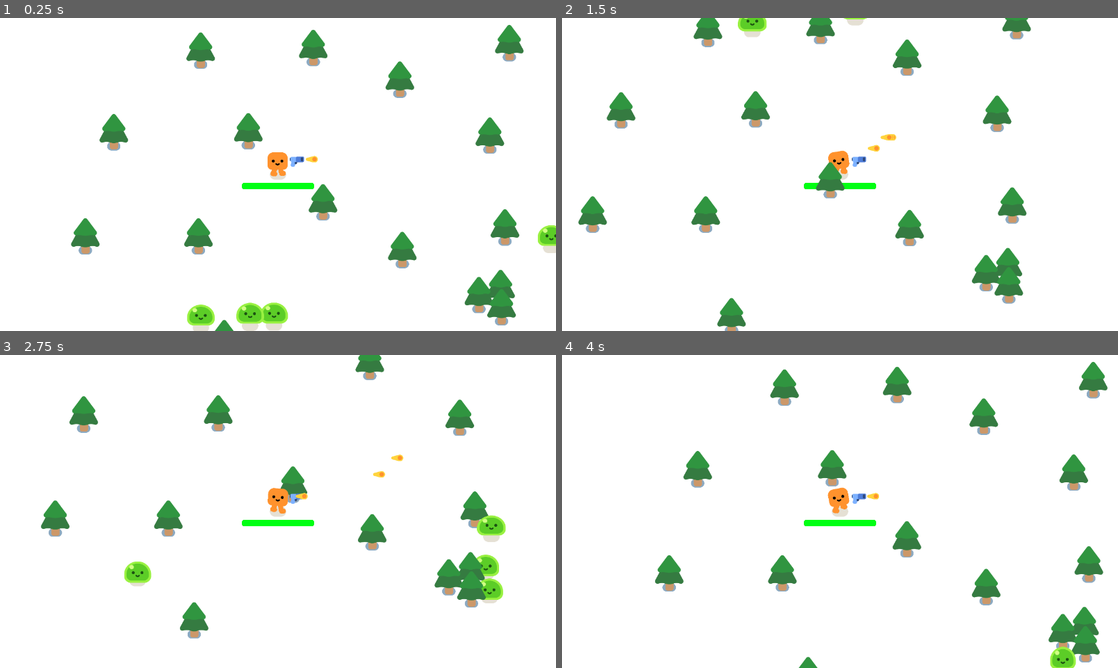
Above: before the commit, frames 1-4 (two rows, left to right).
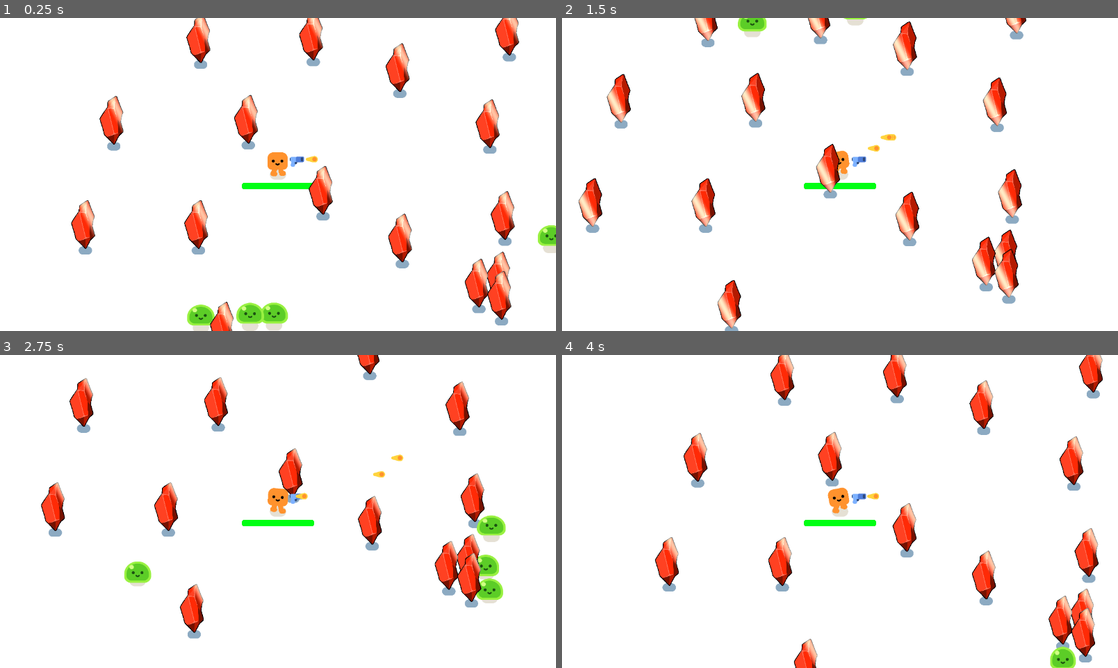
Above: after the commit, the same moments.

Repository: Marina-Banov/ggj-2025
Game: Godot game, scene res://game.tscn
The game is run twice, just before and just after one commit, with the same random seed, the same clock (stepped at 60 frames per second) and the same inputs.
Inputs:
- Up to frame 1 (0.25 s): no input
- Up to frame 2 (1.5 s): tap Enter (ui_accept) at 0.5, 0.77 s; hold D (move_right) 0.53-1.28 s; hold S (move_down) from 1.28 s (still down)
- Up to frame 3 (2.75 s): tap Enter (ui_accept) at 1.52 s; release S (move_down) at 2.03 s; hold D (move_right) from 2.03 s (still down)
- Up to frame 4 (4 s): release D (move_right) at 2.78 s; hold W (move_up) 2.78-3.53 s; tap Enter (ui_accept) at 3.02, 3.77 s; hold A (move_left) from 3.53 s (still down)

The runs differ from the first frame. In frame 1, 8.1% of the frame differs, in the area x 12-95%, y 0-100%; in frame 2, 7.7%; in frame 3, 6.5%; in frame 4, 8.2%, in the area x 16-99%, y 0-100%.

Commit message:
add red crystal + swap tree

Diff:
--- a/pine_tree.tscn
+++ b/pine_tree.tscn
@@ -1,7 +1,210 @@
-[gd_scene load_steps=4 format=3 uid="uid://cn5011kq8d1ob"]
+[gd_scene load_steps=53 format=3 uid="uid://cn5011kq8d1ob"]
 
 [ext_resource type="Texture2D" uid="uid://b7rhtttevhxtj" path="res://characters/ground_shadow.png" id="1_vfkyt"]
-[ext_resource type="Texture2D" uid="uid://caqfk2xng5v5u" path="res://trees/pine_tree.png" id="2_nu3e2"]
+[ext_resource type="Texture2D" uid="uid://cbl76s5s56qtl" path="res://crystals/red/Comp 1_00000.png" id="2_ex7ko"]
+[ext_resource type="Texture2D" uid="uid://d7aasw5drpd4" path="res://crystals/red/Comp 1_00001.png" id="3_f6cp8"]
+[ext_resource type="Texture2D" uid="uid://c60if7pq5gs4j" path="res://crystals/red/Comp 1_00002.png" id="4_da5ke"]
+[ext_resource type="Texture2D" uid="uid://co32b2jan5wnj" path="res://crystals/red/Comp 1_00003.png" id="5_inkkh"]
+[ext_resource type="Texture2D" uid="uid://dlltev4iumepe" path="res://crystals/red/Comp 1_00004.png" id="6_m0yio"]
+[ext_resource type="Texture2D" uid="uid://bnvrbjnwrucic" path="res://crystals/red/Comp 1_00005.png" id="7_7xqvk"]
+[ext_resource type="Texture2D" uid="uid://b0nq5essn57rh" path="res://crystals/red/Comp 1_00006.png" id="8_kuc0q"]
+[ext_resource type="Texture2D" uid="uid://dcjae6n04navl" path="res://crystals/red/Comp 1_00007.png" id="9_bq01s"]
+[ext_resource type="Texture2D" uid="uid://of1qgp1oc1am" path="res://crystals/red/Comp 1_00008.png" id="10_prklj"]
+[ext_resource type="Texture2D" uid="uid://c113j5du06nj5" path="res://crystals/red/Comp 1_00009.png" id="11_4imo7"]
+[ext_resource type="Texture2D" uid="uid://cuv0cve2cash4" path="res://crystals/red/Comp 1_00010.png" id="12_brmbf"]
+[ext_resource type="Texture2D" uid="uid://ce7a8w4sb02o3" path="res://crystals/red/Comp 1_00011.png" id="13_e25vu"]
+[ext_resource type="Texture2D" uid="uid://bglui2kblxa4w" path="res://crystals/red/Comp 1_00012.png" id="14_bddpo"]
+[ext_resource type="Texture2D" uid="uid://bmnvay11u2pl3" path="res://crystals/red/Comp 1_00013.png" id="15_kpuxx"]
+[ext_resource type="Texture2D" uid="uid://cqypbfi22qnft" path="res://crystals/red/Comp 1_00014.png" id="16_bky3q"]
+[ext_resource type="Texture2D" uid="uid://1mr0m1hrfhqt" path="res://crystals/red/Comp 1_00015.png" id="17_cjk0y"]
+[ext_resource type="Texture2D" uid="uid://bu5gb7jbr8dyu" path="res://crystals/red/Comp 1_00016.png" id="18_1qg2s"]
+[ext_resource type="Texture2D" uid="uid://pj7r2xsuvh40" path="res://crystals/red/Comp 1_00017.png" id="19_y42f4"]
+[ext_resource type="Texture2D" uid="uid://d2soyeiuv5c64" path="res://crystals/red/Comp 1_00018.png" id="20_dsjr4"]
+[ext_resource type="Texture2D" uid="uid://b7beqg84q8naq" path="res://crystals/red/Comp 1_00019.png" id="21_0rlhr"]
+[ext_resource type="Texture2D" uid="uid://j6avr7a180mc" path="res://crystals/red/Comp 1_00020.png" id="22_vtrn8"]
+[ext_resource type="Texture2D" uid="uid://bgqaev7ehra6n" path="res://crystals/red/Comp 1_00021.png" id="23_ovjyx"]
+[ext_resource type="Texture2D" uid="uid://ba0n68t4tsifa" path="res://crystals/red/Comp 1_00022.png" id="24_jd0jo"]
+[ext_resource type="Texture2D" uid="uid://dowb5f8prwjfn" path="res://crystals/red/Comp 1_00023.png" id="25_ltiud"]
+[ext_resource type="Texture2D" uid="uid://kxqwthovxxck" path="res://crystals/red/Comp 1_00024.png" id="26_pu6e6"]
+[ext_resource type="Texture2D" uid="uid://2cf2j6c5oled" path="res://crystals/red/Comp 1_00025.png" id="27_ingff"]
+[ext_resource type="Texture2D" uid="uid://c2aq7gxmjl0sp" path="res://crystals/red/Comp 1_00026.png" id="28_m8qlj"]
+[ext_resource type="Texture2D" uid="uid://dtmsc5eexrwoq" path="res://crystals/red/Comp 1_00027.png" id="29_v5ihg"]
+[ext_resource type="Texture2D" uid="uid://cd6cl2b2ufas0" path="res://crystals/red/Comp 1_00028.png" id="30_8geqm"]
+[ext_resource type="Texture2D" uid="uid://dtfn04kp0cakg" path="res://crystals/red/Comp 1_00029.png" id="31_pyg1o"]
+[ext_resource type="Texture2D" uid="uid://cct10ere1ps2u" path="res://crystals/red/Comp 1_00030.png" id="32_285mj"]
+[ext_resource type="Texture2D" uid="uid://c7428y7gfatx2" path="res://crystals/red/Comp 1_00031.png" id="33_wggoj"]
+[ext_resource type="Texture2D" uid="uid://b2phfb54n04tv" path="res://crystals/red/Comp 1_00032.png" id="34_d62nr"]
+[ext_resource type="Texture2D" uid="uid://b4ks34jfy5n67" path="res://crystals/red/Comp 1_00033.png" id="35_r3byq"]
+[ext_resource type="Texture2D" uid="uid://b6vop01txabm" path="res://crystals/red/Comp 1_00034.png" id="36_aqaq3"]
+[ext_resource type="Texture2D" uid="uid://cr6ysjf7cfepu" path="res://crystals/red/Comp 1_00035.png" id="37_kkstk"]
+[ext_resource type="Texture2D" uid="uid://c61hpqflt0oek" path="res://crystals/red/Comp 1_00036.png" id="38_3avkj"]
+[ext_resource type="Texture2D" uid="uid://dfrmfi64u84ax" path="res://crystals/red/Comp 1_00037.png" id="39_0pe6p"]
+[ext_resource type="Texture2D" uid="uid://dl8gd0lsd44p1" path="res://crystals/red/Comp 1_00038.png" id="40_jvlij"]
+[ext_resource type="Texture2D" uid="uid://cqj0u4w0fl7oi" path="res://crystals/red/Comp 1_00039.png" id="41_kgefh"]
+[ext_resource type="Texture2D" uid="uid://b11q2wnf7me2s" path="res://crystals/red/Comp 1_00040.png" id="42_uqygm"]
+[ext_resource type="Texture2D" uid="uid://bin34d0mejv3w" path="res://crystals/red/Comp 1_00041.png" id="43_3uk07"]
+[ext_resource type="Texture2D" uid="uid://b68hgf6g74bm1" path="res://crystals/red/Comp 1_00042.png" id="44_1p7po"]
+[ext_resource type="Texture2D" uid="uid://bmo8qnglkh8tt" path="res://crystals/red/Comp 1_00043.png" id="45_63xwe"]
+[ext_resource type="Texture2D" uid="uid://d1h26evcgg8on" path="res://crystals/red/Comp 1_00044.png" id="46_nur00"]
+[ext_resource type="Texture2D" uid="uid://cq4oxqyny6sxc" path="res://crystals/red/Comp 1_00045.png" id="47_djvek"]
+[ext_resource type="Texture2D" uid="uid://60yhumdrxf07" path="res://crystals/red/Comp 1_00046.png" id="48_rkwpv"]
+[ext_resource type="Texture2D" uid="uid://debglce5x016u" path="res://crystals/red/Comp 1_00047.png" id="49_oundp"]
+[ext_resource type="Texture2D" uid="uid://crrqgyakhyu1q" path="res://crystals/red/Comp 1_00048.png" id="50_ummms"]
+
+[sub_resource type="SpriteFrames" id="SpriteFrames_mx17y"]
+animations = [{
+"frames": [{
+"duration": 1.0,
+"texture": ExtResource("2_ex7ko")
+}, {
+"duration": 1.0,
+"texture": ExtResource("3_f6cp8")
+}, {
+"duration": 1.0,
+"texture": ExtResource("4_da5ke")
+}, {
+"duration": 1.0,
+"texture": ExtResource("5_inkkh")
+}, {
+"duration": 1.0,
+"texture": ExtResource("6_m0yio")
+}, {
+"duration": 1.0,
+"texture": ExtResource("7_7xqvk")
+}, {
+"duration": 1.0,
+"texture": ExtResource("8_kuc0q")
+}, {
+"duration": 1.0,
+"texture": ExtResource("9_bq01s")
+}, {
+"duration": 1.0,
+"texture": ExtResource("10_prklj")
+}, {
+"duration": 1.0,
+"texture": ExtResource("11_4imo7")
+}, {
+"duration": 1.0,
+"texture": ExtResource("12_brmbf")
+}, {
+"duration": 1.0,
+"texture": ExtResource("13_e25vu")
+}, {
+"duration": 1.0,
+"texture": ExtResource("14_bddpo")
+}, {
+"duration": 1.0,
+"texture": ExtResource("15_kpuxx")
+}, {
+"duration": 1.0,
+"texture": ExtResource("16_bky3q")
+}, {
+"duration": 1.0,
+"texture": ExtResource("17_cjk0y")
+}, {
+"duration": 1.0,
+"texture": ExtResource("18_1qg2s")
+}, {
+"duration": 1.0,
+"texture": ExtResource("19_y42f4")
+}, {
+"duration": 1.0,
+"texture": ExtResource("20_dsjr4")
+}, {
+"duration": 1.0,
+"texture": ExtResource("21_0rlhr")
+}, {
+"duration": 1.0,
+"texture": ExtResource("22_vtrn8")
+}, {
+"duration": 1.0,
+"texture": ExtResource("23_ovjyx")
+}, {
+"duration": 1.0,
+"texture": ExtResource("24_jd0jo")
+}, {
+"duration": 1.0,
+"texture": ExtResource("25_ltiud")
+}, {
+"duration": 1.0,
+"texture": ExtResource("26_pu6e6")
+}, {
+"duration": 1.0,
+"texture": ExtResource("27_ingff")
+}, {
+"duration": 1.0,
+"texture": ExtResource("28_m8qlj")
+}, {
+"duration": 1.0,
+"texture": ExtResource("29_v5ihg")
+}, {
+"duration": 1.0,
+"texture": ExtResource("30_8geqm")
+}, {
+"duration": 1.0,
+"texture": ExtResource("31_pyg1o")
+}, {
+"duration": 1.0,
+"texture": ExtResource("32_285mj")
+}, {
+"duration": 1.0,
+"texture": ExtResource("33_wggoj")
+}, {
+"duration": 1.0,
+"texture": ExtResource("34_d62nr")
+}, {
+"duration": 1.0,
+"texture": ExtResource("35_r3byq")
+}, {
+"duration": 1.0,
+"texture": ExtResource("36_aqaq3")
+}, {
+"duration": 1.0,
+"texture": ExtResource("37_kkstk")
+}, {
+"duration": 1.0,
+"texture": ExtResource("38_3avkj")
+}, {
+"duration": 1.0,
+"texture": ExtResource("39_0pe6p")
+}, {
+"duration": 1.0,
+"texture": ExtResource("40_jvlij")
+}, {
+"duration": 1.0,
+"texture": ExtResource("41_kgefh")
+}, {
+"duration": 1.0,
+"texture": ExtResource("42_uqygm")
+}, {
+"duration": 1.0,
+"texture": ExtResource("43_3uk07")
+}, {
+"duration": 1.0,
+"texture": ExtResource("44_1p7po")
+}, {
+"duration": 1.0,
+"texture": ExtResource("45_63xwe")
+}, {
+"duration": 1.0,
+"texture": ExtResource("46_nur00")
+}, {
+"duration": 1.0,
+"texture": ExtResource("47_djvek")
+}, {
+"duration": 1.0,
+"texture": ExtResource("48_rkwpv")
+}, {
+"duration": 1.0,
+"texture": ExtResource("49_oundp")
+}, {
+"duration": 1.0,
+"texture": ExtResource("50_ummms")
+}],
+"loop": true,
+"name": &"default",
+"speed": 45.0
+}]
 
 [sub_resource type="CircleShape2D" id="CircleShape2D_brwx4"]
 radius = 31.0
@@ -14,9 +217,11 @@
 scale = Vector2(0.653846, 0.653846)
 texture = ExtResource("1_vfkyt")
 
-[node name="PineTree" type="Sprite2D" parent="."]
-position = Vector2(-1, -51)
-texture = ExtResource("2_nu3e2")
+[node name="PineTree" type="AnimatedSprite2D" parent="."]
+position = Vector2(-10, -89)
+scale = Vector2(0.134144, 0.146452)
+sprite_frames = SubResource("SpriteFrames_mx17y")
+autoplay = "default"
 
 [node name="CollisionShape2D" type="CollisionShape2D" parent="."]
 position = Vector2(0, -5)
Binary file added: crystals/red/Comp 1_00000.png
Not shown, added: crystals/red/Comp 1_00000.png.import
Binary file added: crystals/red/Comp 1_00001.png
Not shown, added: crystals/red/Comp 1_00001.png.import
Binary file added: crystals/red/Comp 1_00002.png
Not shown, added: crystals/red/Comp 1_00002.png.import
Binary file added: crystals/red/Comp 1_00003.png
Not shown, added: crystals/red/Comp 1_00003.png.import
Binary file added: crystals/red/Comp 1_00004.png
Not shown, added: crystals/red/Comp 1_00004.png.import
Binary file added: crystals/red/Comp 1_00005.png
Not shown, added: crystals/red/Comp 1_00005.png.import
(and 86 more such lines)
